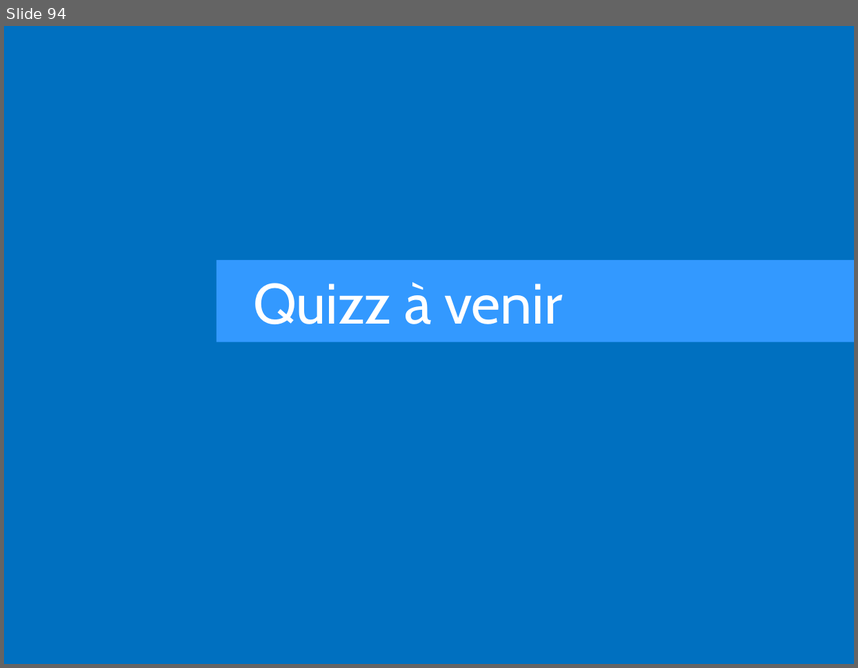
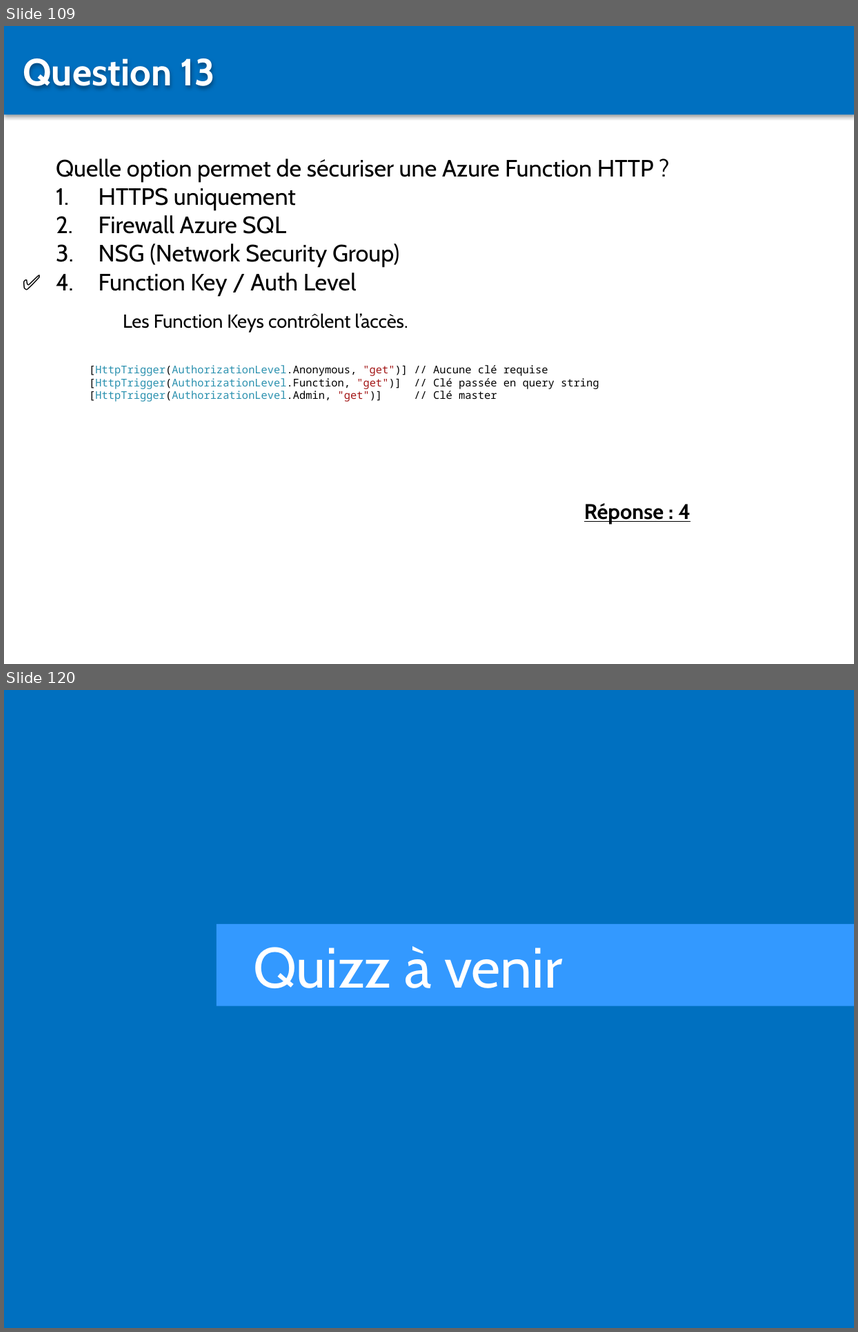
Before and after one commit to Sybaris-Classroom/az-204, a slide deck: Quiz/Quiz.pptx. Shown one above the other, each under a label of ours: slide 94 before the commit, slides 109 and 120 after it; the slides between them are not shown. The pictures are 858x668 and 858x1332 pixels, drawn with LibreOffice and Linux fonts; fonts in the diff are those of the drawing. Boxes give left, top, right and bottom in pixels: in the first picture for what was removed or moved away, otherwise in the second. Text is boxed around its words. In the diff, an @@ line names an element or a change of style, - is before the commit and + after.

```diff
--- a/Quiz/Quiz.pptx
+++ b/Quiz/Quiz.pptx
@@ slide 109 added at [4,26,854,664], background #FFFFFF @@
@@ rectangle added at [4,26,854,114], fill #0070C0 @@
@@ text added at [23,58,215,88], 32 pt, text #FFFFFF, bold @@
+Question 13
@@ text added at [56,158,654,296], 20 pt, text #000000 @@
+Quelle option permet de sécuriser une Azure Function HTTP ?
+1. HTTPS uniquement
+2. Firewall Azure SQL
+3. NSG (Network Security Group)
+4. Function Key / Auth Level
@@ text added at [14,265,66,299], 18 pt, text #000000, bold @@
+✅
@@ text added at [123,313,408,332], 16 pt, text #000000 @@
+Les Function Keys contrôlent l’accès.
@@ text added at [89,365,599,401], 9 pt, text #000000 @@
+[HttpTrigger(AuthorizationLevel.Anonymous, "get")] // Aucune clé requise
+[HttpTrigger(AuthorizationLevel.Function, "get")] // Clé passée en query string
+[HttpTrigger(AuthorizationLevel.Admin, "get")] // Clé master
@@ text added at [584,503,691,523], 18 pt, text #000000, bold, underline @@
+Réponse : 4
@@ what was slide 94 is now slide 120 @@
```
Also in this commit, not shown: 3 slides changed, 25 other slides added, 43 other files.
